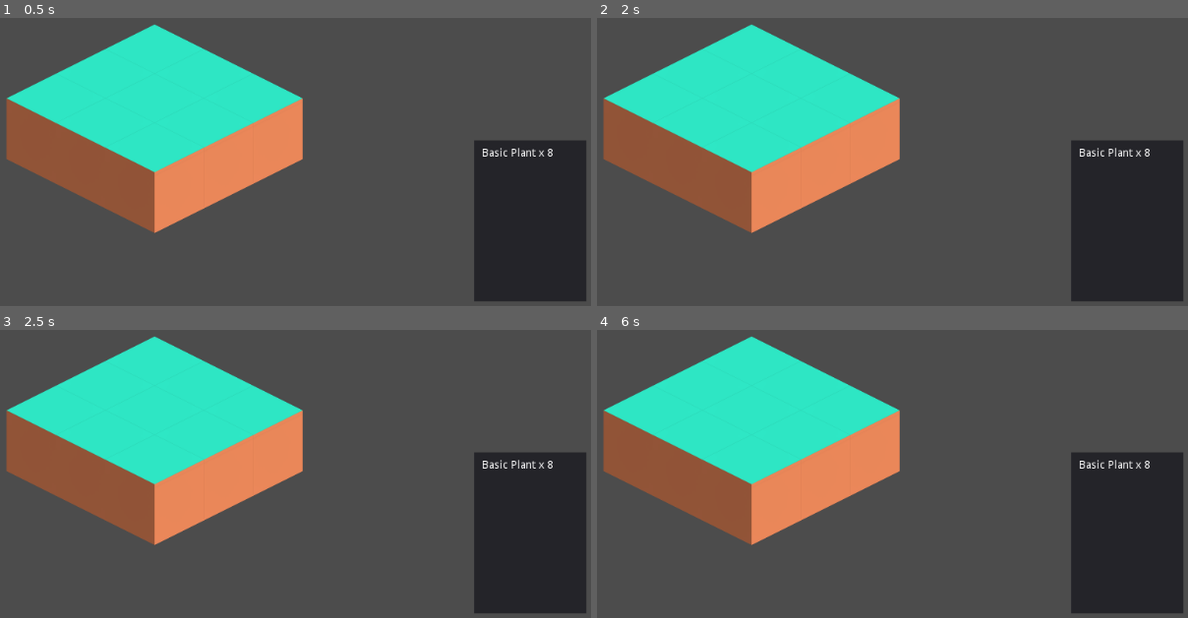
Above: before the commit, frames 1-4 (two rows, left to right).
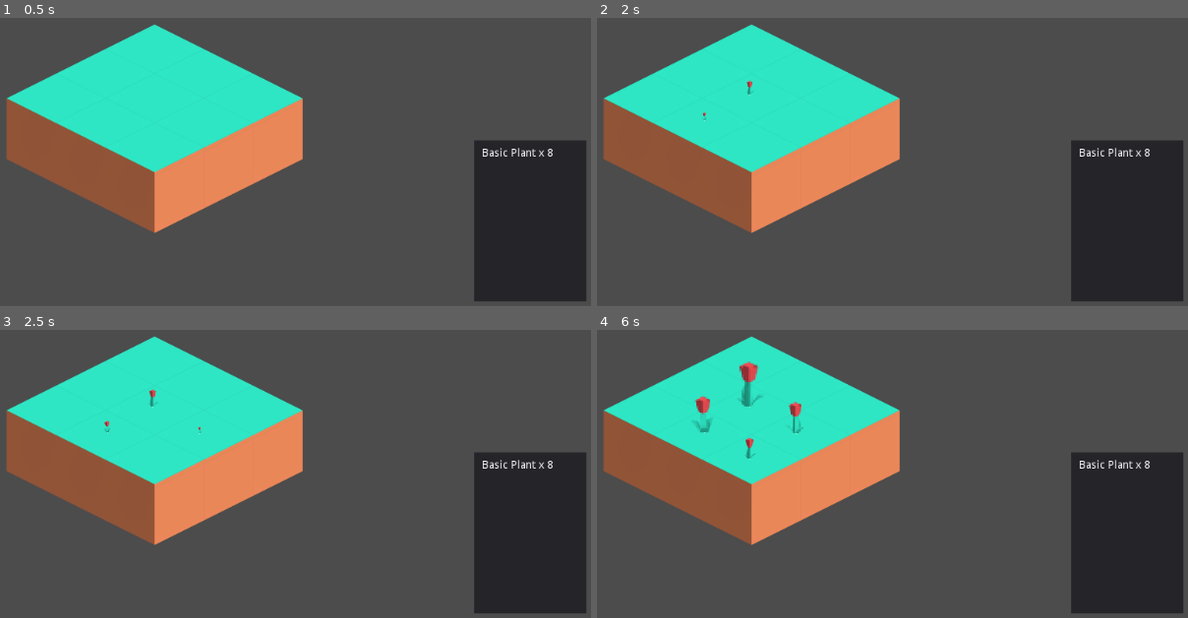
Above: after the commit, the same moments.

Repository: KyleFennell/Godot_Garden
Game: Godot game, scene res://MainScene.tscn
The game is run twice, just before and just after one commit, with the same random seed, the same clock (stepped at 60 frames per second) and the same inputs.
Inputs (mouse positions are in pixels of both pictures, inside the frame that each line leads up to):
- Up to frame 1 (0.5 s): no input
- Up to frame 2 (2 s): tap Enter at 0.5 s; move the mouse to (750, 78) at 0.52 s; click (750, 78) at 0.67 s; tap Space at 1.25 s; move the mouse to (703, 104) at 1.27 s; click (703, 104) at 1.42 s
- Up to frame 3 (2.5 s): tap Enter at 2 s; move the mouse to (200, 416) at 2.02 s; click (200, 416) at 2.17 s
- Up to frame 4 (6 s): tap Space at 2.75 s; move the mouse to (656, 439) at 2.77 s; click (656, 439) at 2.92 s; move the mouse to (750, 439) at 3.52 s; click (750, 439) at 3.67 s; tap Enter at 4.25 s; click (750, 439) at 4.42 s; move the mouse to (851, 439) at 5.02 s; click (851, 439) at 5.17 s; move the mouse to (703, 465) at 5.77 s; click (703, 465) at 5.92 s

Frame 1 is identical in both runs. In frame 2, less than 0.1% of the frame differs, in the area x 17-27%, y 21-36%; in frame 3, less than 0.1%; in frame 4, 0.7%, in the area x 16-35%, y 10-46%.
Error before the commit: Invalid get index 'sprites' (on base: 'Resource (plant.gd)'). (res://Plot/Plant.gd:21)

Commit message:
prototype working

Diff:
--- a/MainScene.tscn
+++ b/MainScene.tscn
@@ -1,8 +1,7 @@
-[gd_scene load_steps=4 format=2]
+[gd_scene load_steps=3 format=2]
 
 [ext_resource path="res://UI/UI.tscn" type="PackedScene" id=1]
 [ext_resource path="res://Plot/Plot.tscn" type="PackedScene" id=2]
-[ext_resource path="res://Sprites/Plants/flower_purpleA_SW.png" type="Texture" id=4]
 
 [node name="MainScene" type="Node2D"]
 
@@ -36,7 +35,3 @@
 
 [node name="Plot9" parent="World" instance=ExtResource( 2 )]
 position = Vector2( 456, 432 )
-
-[node name="FlowerPurpleASw" type="Sprite" parent="."]
-position = Vector2( -28, 241 )
-texture = ExtResource( 4 )
--- a/Plot/Plant.gd
+++ b/Plot/Plant.gd
@@ -4,7 +4,6 @@
 var growing = true
 var plot
 var plant : PlantResource
-
 
 func _ready():
 	print("ready")
@@ -17,13 +16,8 @@
 	self.plant = plant
 
 	get_tree().create_timer(self.plant.grow_time).connect("timeout", self, "finished_growing")
-	var sprite = Sprite.new()
-	sprite.texture = self.plant.sprites[randi() % self.plant.sprites.size()]
-	sprite.translate(self.plant.sprite_translation)
-	sprite.region_enabled = self.plant.sprite_region_enabled
-	if (sprite.region_enabled):
-		sprite.region_rect = self.plant.sprite_region_rect
-	self.add_child(sprite)
+	$AnimationPlayer.play("Growing", -1, 1/plant.grow_time)
+	$Sprite.texture = plant.sprites[randi() % plant.sprites.size()]
 
 	$ClickBox.add_child(CollisionShape2D.new())
 
@@ -31,6 +25,11 @@
 func finished_growing():
 	print("finished growing")
 	growing = false
+	$AnimationPlayer.play("Finished_Growing")
+
+func animation_finished():
+	if $AnimationPlayer.current_animation == "finished_growing":
+		pass
 
 func on_left_click():
 	if not growing:
--- a/Plot/Plant.tscn
+++ b/Plot/Plant.tscn
@@ -1,10 +1,42 @@
-[gd_scene load_steps=4 format=2]
+[gd_scene load_steps=7 format=2]
 
 [ext_resource path="res://UI/ClickBox.gd" type="Script" id=1]
+[ext_resource path="res://Sprites/Plants/flower_purpleA_NE.png" type="Texture" id=2]
 [ext_resource path="res://Plot/Plant.gd" type="Script" id=3]
 
 [sub_resource type="RectangleShape2D" id=1]
 extents = Vector2( 13, 15 )
+
+[sub_resource type="Animation" id=3]
+resource_name = "Finished_Growing"
+length = 0.4
+tracks/0/type = "value"
+tracks/0/path = NodePath("Sprite:scale")
+tracks/0/interp = 1
+tracks/0/loop_wrap = true
+tracks/0/imported = false
+tracks/0/enabled = true
+tracks/0/keys = {
+"times": PoolRealArray( 0, 0.2, 0.4 ),
+"transitions": PoolRealArray( 1, 1, 1 ),
+"update": 0,
+"values": [ Vector2( 1.8, 1.8 ), Vector2( 2.6, 2.6 ), Vector2( 2, 2 ) ]
+}
+
+[sub_resource type="Animation" id=2]
+resource_name = "Growing"
+tracks/0/type = "value"
+tracks/0/path = NodePath("Sprite:scale")
+tracks/0/interp = 1
+tracks/0/loop_wrap = true
+tracks/0/imported = false
+tracks/0/enabled = true
+tracks/0/keys = {
+"times": PoolRealArray( 0, 1 ),
+"transitions": PoolRealArray( 1, 1 ),
+"update": 0,
+"values": [ Vector2( 0.2, 0.2 ), Vector2( 2, 2 ) ]
+}
 
 [node name="Plant" type="Node2D"]
 script = ExtResource( 3 )
@@ -13,8 +45,18 @@
 script = ExtResource( 1 )
 
 [node name="CollisionShape2D" type="CollisionShape2D" parent="ClickBox"]
+position = Vector2( 0, -12 )
 shape = SubResource( 1 )
 
 [node name="Sprite" type="Sprite" parent="."]
+scale = Vector2( 0.2, 0.2 )
+texture = ExtResource( 2 )
+offset = Vector2( 0, -13 )
 region_enabled = true
-region_rect = Rect2( 244, 289, 26, 30 )
+region_rect = Rect2( 244, 290, 26, 26 )
+
+[node name="AnimationPlayer" type="AnimationPlayer" parent="."]
+anims/Finished_Growing = SubResource( 3 )
+anims/Growing = SubResource( 2 )
+
+[node name="Particles2D" type="Particles2D" parent="."]
--- a/Plot/Plot.gd
+++ b/Plot/Plot.gd
@@ -21,6 +21,7 @@
 	var plant_child = Plant.instance()
 	self.add_child(plant_child, true)
 	plant_child.initialise(self, plant)
+	plant_child.position = Vector2(randi() % 10 - 5, -40 + randi() % 10 - 5)
 	plant_child.connect("tree_exited", self, "on_plant_removed")
 
 func on_plant_removed():
--- a/Resources/Plants/red_plant_a.tres
+++ b/Resources/Plants/red_plant_a.tres
@@ -1,8 +1,13 @@
-[gd_resource type="Resource" load_steps=2 format=2]
+[gd_resource type="Resource" load_steps=6 format=2]
 
 [ext_resource path="res://Resources/plant.gd" type="Script" id=1]
+[ext_resource path="res://Sprites/Plants/flower_redA_SW.png" type="Texture" id=2]
+[ext_resource path="res://Sprites/Plants/flower_redA_SE.png" type="Texture" id=3]
+[ext_resource path="res://Sprites/Plants/flower_redA_NW.png" type="Texture" id=4]
+[ext_resource path="res://Sprites/Plants/flower_redA_NE.png" type="Texture" id=5]
 
 [resource]
 script = ExtResource( 1 )
-name = ""
-grow_time = 0.0
+name = "Red Plant A"
+grow_time = 5.0
+sprites = [ ExtResource( 5 ), ExtResource( 4 ), ExtResource( 3 ), ExtResource( 2 ) ]
--- a/Resources/plant.gd
+++ b/Resources/plant.gd
@@ -3,3 +3,4 @@
 
 export var name : String
 export var grow_time : float
+export(Array, Texture) var sprites
--- /dev/null
+++ b/Sprites/SparkleTileMap.tscn
@@ -0,0 +1,7 @@
+[gd_scene load_steps=2 format=2]
+
+[sub_resource type="TileSet" id=1]
+
+[node name="TileMap" type="TileMap"]
+tile_set = SubResource( 1 )
+format = 1
Binary file added: Sprites/sparkle.png
Not shown, added: Sprites/sparkle.png.import
